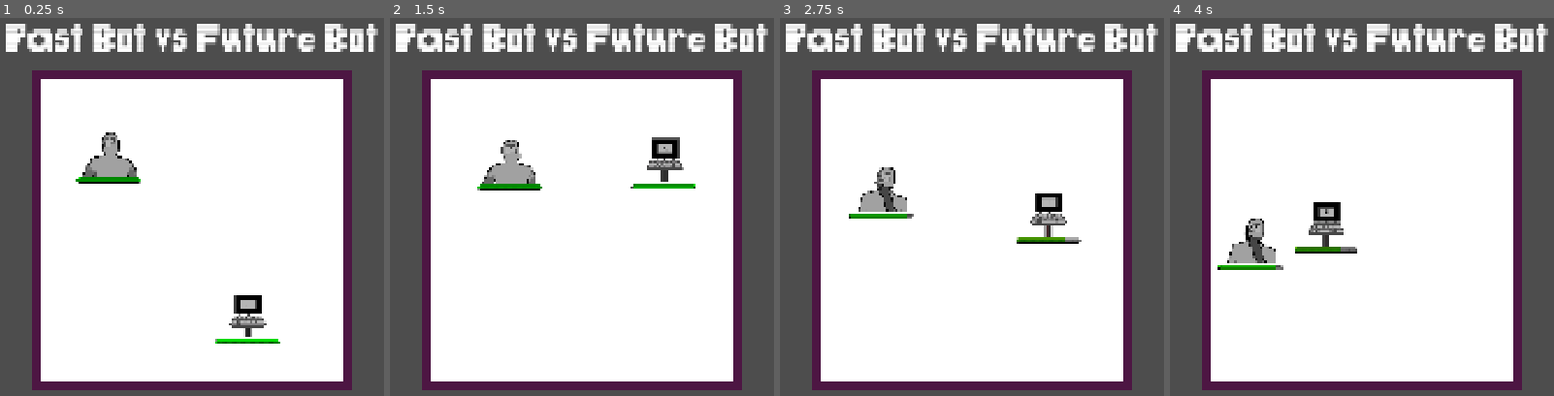
Above: before the commit, frames 1-4 (left to right).
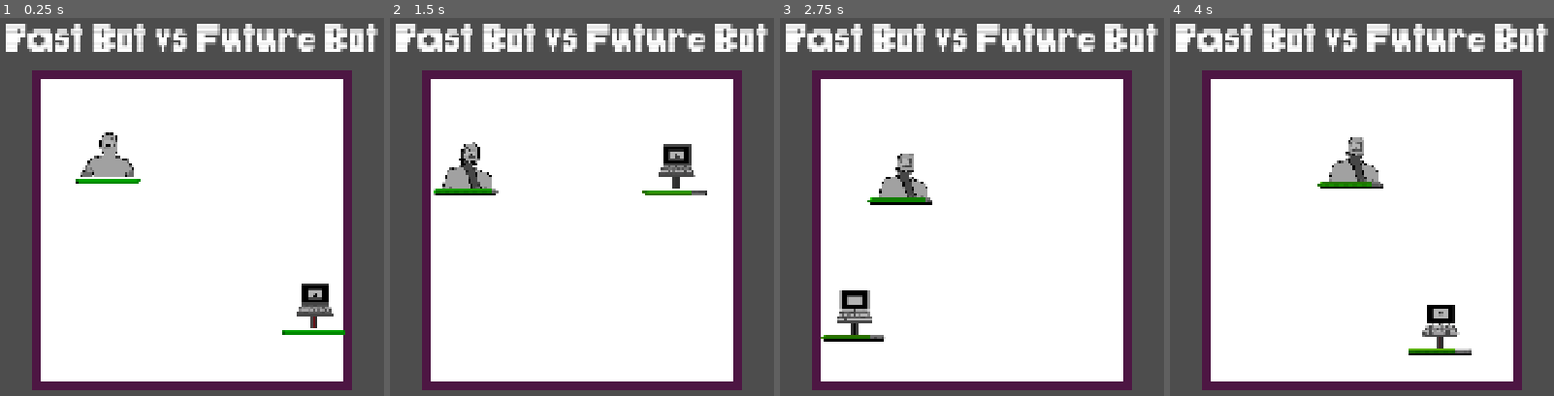
Above: after the commit, the same moments.

Repository: JBRana250/BitBoxBattles
Game: Godot game, scene res://battle/battle.tscn
Same seed, same stepped clock (60 frames per second), same inputs: the game is played once before the commit and once after it. The engine's default icon, where the game draws it, is replaced by a stand-in: a white triangle on a blue panel in a dark square.
Inputs (mouse positions are in pixels of both pictures, inside the frame that each line leads up to):
- Up to frame 1 (0.25 s): no input
- Up to frame 2 (1.5 s): tap Enter at 0.5, 0.6 s; move the mouse to (750, 207) at 0.52 s; hold Right 0.53-1.25 s; click (750, 207) at 0.67 s; tap Space at 0.77 s; drag from (428, 252) to (543, 316) at 1.27 s
- Up to frame 3 (2.75 s): move the mouse to (1048, 135) at 2.02 s; hold Right from 2.03 s (still down); tap Delete at 2.1 s
- Up to frame 4 (4 s): release Right at 2.75 s; drag from (1323, 316) to (outside the picture) at 2.77 s; move the mouse to (outside the picture) at 3.52 s; hold Left from 3.53 s (still down); tap Backspace at 3.6 s; tap Space at 3.77 s

The runs differ from the first frame. In frame 1, 2.3% of the frame differs, in the area x 19-90%, y 30-87%; in frame 2, 3.7%; in frame 3, 3.9%; in frame 4, 4.3%, in the area x 12-79%, y 31-90%.

Commit message:
refactor: tidy up battle and fighter scenes

Diff:
--- a/battle/battle.tscn
+++ b/battle/battle.tscn
@@ -5,9 +5,9 @@
 [ext_resource type="Script" uid="uid://cg6bu0aawho42" path="res://battle/title_label.gd" id="3_4mnim"]
 [ext_resource type="Script" uid="uid://d0juuwk2fard8" path="res://battle/retry_button.gd" id="6_l1kiu"]
 [ext_resource type="Script" uid="uid://brhj2j6a17vlr" path="res://battle/battle_start_manager.gd" id="7_7fucf"]
-[ext_resource type="PackedScene" uid="uid://crb4208838c1l" path="res://battle/fighter_marker.tscn" id="7_iorop"]
+[ext_resource type="PackedScene" uid="uid://crb4208838c1l" path="res://battle/fighter_spawner.tscn" id="7_iorop"]
 [ext_resource type="Texture2D" uid="uid://deojq6or0epof" path="res://textures/future_robot_idle.png" id="8_hvjow"]
-[ext_resource type="PackedScene" uid="uid://fwomuuw06drq" path="res://battle/fighter.tscn" id="8_iorop"]
+[ext_resource type="PackedScene" uid="uid://fwomuuw06drq" path="res://battle/fighter/fighter.tscn" id="8_iorop"]
 [ext_resource type="Texture2D" uid="uid://bnkcbjk3hunw8" path="res://textures/future_robot_thinking.png" id="9_qybyd"]
 [ext_resource type="Script" uid="uid://bxp2m8nkthwia" path="res://battle/fighters.gd" id="9_rxlun"]
 [ext_resource type="Texture2D" uid="uid://b71jpmvkmwfv8" path="res://textures/past_robot_idle.png" id="10_eu6g2"]
@@ -60,7 +60,39 @@
 [node name="CollisionShape2D" type="CollisionShape2D" parent="Arena/Wall4" unique_id=1836540888]
 shape = SubResource("RectangleShape2D_ra0kn")
 
-[node name="Title" type="Label" parent="." unique_id=710436953]
+[node name="Spawners" type="Node2D" parent="." unique_id=929348381]
+
+[node name="FighterSpawner" parent="Spawners" unique_id=160553202 node_paths=PackedStringArray("spawn_parent") instance=ExtResource("7_iorop")]
+position = Vector2(752, 340)
+fighter_scene = ExtResource("8_iorop")
+spawn_parent = NodePath("../../Fighters")
+fighter_id = "Future Bot"
+contact_damage = 25
+contact_cooldown = 5.0
+starting_health = 100
+starting_force = 150.0
+mass = 10.0
+active_image = ExtResource("8_hvjow")
+inactive_image = ExtResource("9_qybyd")
+
+[node name="FighterSpawner2" parent="Spawners" unique_id=1444415074 node_paths=PackedStringArray("spawn_parent") instance=ExtResource("7_iorop")]
+position = Vector2(1187, 778)
+fighter_scene = ExtResource("8_iorop")
+spawn_parent = NodePath("../../Fighters")
+fighter_id = "Past Bot"
+contact_damage = 10
+starting_health = 100
+starting_force = 500.0
+mass = 1.0
+active_image = ExtResource("10_eu6g2")
+inactive_image = ExtResource("11_t8p1f")
+
+[node name="Fighters" type="Node2D" parent="." unique_id=660823832]
+script = ExtResource("9_rxlun")
+
+[node name="CanvasLayer" type="CanvasLayer" parent="." unique_id=164281733]
+
+[node name="Title" type="Label" parent="CanvasLayer" unique_id=710436953]
 offset_left = 436.0
 offset_top = 29.0
 offset_right = 1489.0
@@ -70,7 +102,7 @@
 horizontal_alignment = 1
 script = ExtResource("3_4mnim")
 
-[node name="RetryButton" type="Button" parent="." unique_id=1078579175]
+[node name="RetryButton" type="Button" parent="CanvasLayer" unique_id=1078579175]
 visible = false
 offset_left = 837.0
 offset_top = 971.0
@@ -81,43 +113,16 @@
 text = "RETRY"
 script = ExtResource("6_l1kiu")
 
-[node name="FighterMarker" parent="." unique_id=160553202 node_paths=PackedStringArray("spawn_parent") instance=ExtResource("7_iorop")]
-position = Vector2(752, 340)
-fighter_scene = ExtResource("8_iorop")
-spawn_parent = NodePath("../Fighters")
-fighter_id = "Future Bot"
-contact_damage = 10
-contact_cooldown = 5.0
-starting_health = 100
-starting_force = 150.0
-mass = 10.0
-active_image = ExtResource("8_hvjow")
-inactive_image = ExtResource("9_qybyd")
+[node name="Components" type="Node" parent="." unique_id=458130242]
 
-[node name="FighterMarker2" parent="." unique_id=1444415074 node_paths=PackedStringArray("spawn_parent") instance=ExtResource("7_iorop")]
-position = Vector2(1187, 778)
-fighter_scene = ExtResource("8_iorop")
-spawn_parent = NodePath("../Fighters")
-fighter_id = "Past Bot"
-contact_damage = 25
-contact_cooldown = 0.5
-starting_health = 100
-starting_force = 500.0
-mass = 1.0
-active_image = ExtResource("10_eu6g2")
-inactive_image = ExtResource("11_t8p1f")
-
-[node name="BattleStartManager" type="Node" parent="." unique_id=1073837026]
+[node name="BattleStartManager" type="Node" parent="Components" unique_id=1073837026]
 script = ExtResource("7_7fucf")
 
-[node name="BattleStartTimer" type="Timer" parent="BattleStartManager" unique_id=1952246195]
+[node name="BattleStartTimer" type="Timer" parent="Components/BattleStartManager" unique_id=1952246195]
 wait_time = 0.1
 one_shot = true
 autostart = true
 
-[node name="Fighters" type="Node2D" parent="." unique_id=660823832]
-script = ExtResource("9_rxlun")
-
-[connection signal="pressed" from="RetryButton" to="RetryButton" method="_on_pressed"]
-[connection signal="timeout" from="BattleStartManager/BattleStartTimer" to="BattleStartManager" method="_on_timer_timeout"]
-[connection signal="timeout" from="BattleStartManager/BattleStartTimer" to="BattleStartManager" method="_on_battle_start_timer_timeout"]
+[connection signal="pressed" from="CanvasLayer/RetryButton" to="CanvasLayer/RetryButton" method="_on_pressed"]
+[connection signal="timeout" from="Components/BattleStartManager/BattleStartTimer" to="Components/BattleStartManager" method="_on_timer_timeout"]
+[connection signal="timeout" from="Components/BattleStartManager/BattleStartTimer" to="Components/BattleStartManager" method="_on_battle_start_timer_timeout"]
--- a/battle/fighter.tscn
+++ /dev/null
@@ -1,103 +0,0 @@
-[gd_scene format=3 uid="uid://fwomuuw06drq"]
-
-[ext_resource type="Script" uid="uid://rjp67l3g8phv" path="res://battle/fighter.gd" id="1_xnk44"]
-[ext_resource type="Texture2D" uid="uid://q5tifbrx8262" path="res://icon.svg" id="2_ladtm"]
-[ext_resource type="Theme" uid="uid://vurjv1gvv8k" path="res://themes/battle.tres" id="3_4dc5m"]
-[ext_resource type="Script" uid="uid://da7gvjomliao7" path="res://battle/fighter_state_machine.gd" id="3_ladtm"]
-[ext_resource type="Texture2D" uid="uid://d2gl08f6vn5a5" path="res://textures/empty_hpbar.png" id="4_gb4mi"]
-[ext_resource type="Script" uid="uid://dd5gqcqo4uw5l" path="res://battle/fighter_sprite_manager.gd" id="4_ipxd0"]
-[ext_resource type="Texture2D" uid="uid://byjpjy0nht5uk" path="res://textures/full_hpbar.png" id="5_4sxhs"]
-[ext_resource type="Script" uid="uid://dqly1sjufce6k" path="res://battle/fighter_health.gd" id="6_ibxnw"]
-
-[sub_resource type="PhysicsMaterial" id="PhysicsMaterial_6hnvb"]
-friction = 0.0
-bounce = 1.0
-
-[sub_resource type="CircleShape2D" id="CircleShape2D_6hnvb"]
-radius = 63.007935
-
-[sub_resource type="Gradient" id="Gradient_gb4mi"]
-offsets = PackedFloat32Array(0, 0.5106383, 1)
-colors = PackedColorArray(1, 0, 0, 1, 0.82871497, 0.65557426, 0, 1, 0, 1, 0, 1)
-
-[node name="fighter" type="RigidBody2D" unique_id=678717569 node_paths=PackedStringArray("sprite", "onhit_timer", "fighter_state_machine", "fighter_sprite_manager", "fighter_health_manager") groups=["fighter"]]
-mass = 0.01
-physics_material_override = SubResource("PhysicsMaterial_6hnvb")
-gravity_scale = 0.0
-contact_monitor = true
-max_contacts_reported = 10
-linear_damp_mode = 1
-angular_damp_mode = 1
-script = ExtResource("1_xnk44")
-sprite = NodePath("FighterPosition/Polygon2D/Sprite2D")
-onhit_timer = NodePath("onhitFlash")
-fighter_state_machine = NodePath("FighterStateMachine")
-fighter_sprite_manager = NodePath("FighterSpriteManager")
-fighter_health_manager = NodePath("FighterPosition/ProgressBar/HealthUIManager")
-onhit_modulate = Color(0.5659736, 0, 0.1455484, 1)
-
-[node name="CollisionShape2D" type="CollisionShape2D" parent="." unique_id=732105405]
-shape = SubResource("CircleShape2D_6hnvb")
-
-[node name="RemoteTransform2D" type="RemoteTransform2D" parent="." unique_id=322167764]
-remote_path = NodePath("../FighterPosition")
-update_rotation = false
-update_scale = false
-
-[node name="FighterPosition" type="Marker2D" parent="." unique_id=1225624291]
-top_level = true
-
-[node name="Polygon2D" type="Polygon2D" parent="FighterPosition" unique_id=1028999094]
-clip_children = 1
-polygon = PackedVector2Array(-65, -65, 65, -65, 65, 65, -65, 65)
-
-[node name="Sprite2D" type="Sprite2D" parent="FighterPosition/Polygon2D" unique_id=1995630749]
-texture = ExtResource("2_ladtm")
-region_rect = Rect2(0, 0, 128, 128)
-region_filter_clip_enabled = true
-
-[node name="ProgressBar" type="TextureProgressBar" parent="FighterPosition" unique_id=517349858]
-offset_left = -80.0
-offset_top = 68.0
-offset_right = 80.0
-offset_bottom = 82.0
-theme = ExtResource("3_4dc5m")
-value = 100.0
-allow_lesser = true
-nine_patch_stretch = true
-stretch_margin_left = 4
-stretch_margin_top = 4
-stretch_margin_right = 4
-stretch_margin_bottom = 4
-texture_under = ExtResource("4_gb4mi")
-texture_progress = ExtResource("5_4sxhs")
-
-[node name="HealthUIManager" type="Node" parent="FighterPosition/ProgressBar" unique_id=2041625990 node_paths=PackedStringArray("health_label", "health_bar")]
-script = ExtResource("6_ibxnw")
-health_gradient = SubResource("Gradient_gb4mi")
-health_label = NodePath("")
-health_bar = NodePath("..")
-
-[node name="onhitFlash" type="Timer" parent="." unique_id=1664589322]
-wait_time = 0.05
-one_shot = true
-
-[node name="FighterStateMachine" type="Node" parent="." unique_id=1829989557 node_paths=PackedStringArray("fighter", "inactive_timer", "fighter_sprite_manager", "sprite", "colshape")]
-script = ExtResource("3_ladtm")
-fighter = NodePath("..")
-inactive_timer = NodePath("InactiveTimer")
-fighter_sprite_manager = NodePath("../FighterSpriteManager")
-current_state = 1
-sprite = NodePath("../FighterPosition/Polygon2D/Sprite2D")
-colshape = NodePath("../CollisionShape2D")
-
-[node name="InactiveTimer" type="Timer" parent="FighterStateMachine" unique_id=563924531]
-one_shot = true
-
-[node name="FighterSpriteManager" type="Node" parent="." unique_id=1011372442 node_paths=PackedStringArray("fighter_sprite")]
-script = ExtResource("4_ipxd0")
-fighter_sprite = NodePath("../FighterPosition/Polygon2D/Sprite2D")
-
-[connection signal="body_entered" from="." to="." method="_on_body_entered"]
-[connection signal="timeout" from="onhitFlash" to="." method="_on_onhit_flash_timeout"]
-[connection signal="timeout" from="FighterStateMachine/InactiveTimer" to="FighterStateMachine" method="_on_inactive_timer_timeout"]
--- a/battle/fighter.gd
+++ b/battle/fighter/fighter.gd
@@ -5,7 +5,7 @@
 @export var onhit_timer: Timer
 @export var fighter_state_machine: FighterStateMachine
 @export var fighter_sprite_manager: FighterSpriteManager
-@export var fighter_health_manager: Node
+@export var fighter_health_manager: FighterHealthManager
 
 @export_group("Properties")
 @export var onhit_modulate: Color
@@ -31,29 +31,12 @@
 
 	apply_force(global_transform.x * starting_force)
 
-
-func _on_body_entered(body: Node) -> void:
-	if !body.is_in_group("fighter"):
-		return
-	if body.get_state() != FighterStateMachine.State.ACTIVE:
-		return
-
-	sprite.modulate = onhit_modulate
-	current_health -= contact_damage
-	fighter_health_manager.update_health(current_health)
-	body.hit_enemy()
-
-	BattleEventBus.fighter_damaged.emit(fighter_id)
-	if (current_health <= 0):
-		BattleEventBus.fighter_death.emit(fighter_id)
-		queue_free()
-	onhit_timer.start()
-
-func _on_onhit_flash_timeout() -> void:
-	sprite.modulate = default_modulate
-
 func get_state():
 	return fighter_state_machine.get_state()
 
 func hit_enemy():
 	fighter_state_machine.on_hit(contact_cooldown)
+
+func take_damage(amount: int):
+	fighter_health_manager.reduce_health(amount)
+	fighter_sprite_manager.onhit_flash()
--- /dev/null
+++ b/battle/fighter/fighter.tscn
@@ -0,0 +1,112 @@
+[gd_scene format=3 uid="uid://fwomuuw06drq"]
+
+[ext_resource type="Script" uid="uid://rjp67l3g8phv" path="res://battle/fighter/fighter.gd" id="1_05pdn"]
+[ext_resource type="Texture2D" uid="uid://q5tifbrx8262" path="res://icon.svg" id="2_ladtm"]
+[ext_resource type="Theme" uid="uid://vurjv1gvv8k" path="res://themes/battle.tres" id="3_4dc5m"]
+[ext_resource type="Texture2D" uid="uid://d2gl08f6vn5a5" path="res://textures/empty_hpbar.png" id="4_gb4mi"]
+[ext_resource type="Texture2D" uid="uid://byjpjy0nht5uk" path="res://textures/full_hpbar.png" id="5_4sxhs"]
+[ext_resource type="Script" uid="uid://dqly1sjufce6k" path="res://battle/fighter/fighter_health.gd" id="6_05pdn"]
+[ext_resource type="Script" uid="uid://da7gvjomliao7" path="res://battle/fighter/fighter_state_machine.gd" id="7_657b4"]
+[ext_resource type="Script" uid="uid://dd5gqcqo4uw5l" path="res://battle/fighter/fighter_sprite_manager.gd" id="8_wn1im"]
+[ext_resource type="Script" uid="uid://c7emsuewp3xxs" path="res://battle/fighter/fighter_collision_manager.gd" id="9_vkd1v"]
+
+[sub_resource type="PhysicsMaterial" id="PhysicsMaterial_6hnvb"]
+friction = 0.0
+bounce = 1.0
+
+[sub_resource type="CircleShape2D" id="CircleShape2D_6hnvb"]
+radius = 63.007935
+
+[sub_resource type="Gradient" id="Gradient_gb4mi"]
+offsets = PackedFloat32Array(0, 0.5106383, 1)
+colors = PackedColorArray(1, 0, 0, 1, 0.82871497, 0.65557426, 0, 1, 0, 1, 0, 1)
+
+[node name="fighter" type="RigidBody2D" unique_id=678717569 node_paths=PackedStringArray("sprite", "onhit_timer", "fighter_state_machine", "fighter_sprite_manager", "fighter_health_manager") groups=["fighter"]]
+mass = 0.01
+physics_material_override = SubResource("PhysicsMaterial_6hnvb")
+gravity_scale = 0.0
+contact_monitor = true
+max_contacts_reported = 10
+linear_damp_mode = 1
+angular_damp_mode = 1
+script = ExtResource("1_05pdn")
+sprite = NodePath("FighterPosition/Polygon2D/Sprite2D")
+onhit_timer = NodePath("Components/FighterSpriteManager/onhitTimer")
+fighter_state_machine = NodePath("Components/FighterStateMachine")
+fighter_sprite_manager = NodePath("Components/FighterSpriteManager")
+fighter_health_manager = NodePath("Components/FighterHealthManager")
+onhit_modulate = Color(0.5659736, 0, 0.1455484, 1)
+
+[node name="CollisionShape2D" type="CollisionShape2D" parent="." unique_id=732105405]
+shape = SubResource("CircleShape2D_6hnvb")
+
+[node name="RemoteTransform2D" type="RemoteTransform2D" parent="." unique_id=322167764]
+remote_path = NodePath("../FighterPosition")
+update_rotation = false
+update_scale = false
+
+[node name="FighterPosition" type="Marker2D" parent="." unique_id=1225624291]
+top_level = true
+
+[node name="Polygon2D" type="Polygon2D" parent="FighterPosition" unique_id=1028999094]
+clip_children = 1
+polygon = PackedVector2Array(-65, -65, 65, -65, 65, 65, -65, 65)
+
+[node name="Sprite2D" type="Sprite2D" parent="FighterPosition/Polygon2D" unique_id=1995630749]
+texture = ExtResource("2_ladtm")
+region_rect = Rect2(0, 0, 128, 128)
+region_filter_clip_enabled = true
+
+[node name="ProgressBar" type="TextureProgressBar" parent="FighterPosition" unique_id=517349858]
+offset_left = -80.0
+offset_top = 68.0
+offset_right = 80.0
+offset_bottom = 82.0
+theme = ExtResource("3_4dc5m")
+value = 100.0
+allow_lesser = true
+nine_patch_stretch = true
+stretch_margin_left = 4
+stretch_margin_top = 4
+stretch_margin_right = 4
+stretch_margin_bottom = 4
+texture_under = ExtResource("4_gb4mi")
+texture_progress = ExtResource("5_4sxhs")
+
+[node name="Components" type="Node" parent="." unique_id=1292699193]
+
+[node name="FighterHealthManager" type="Node" parent="Components" unique_id=2041625990 node_paths=PackedStringArray("health_bar")]
+script = ExtResource("6_05pdn")
+health_gradient = SubResource("Gradient_gb4mi")
+health_bar = NodePath("../../FighterPosition/ProgressBar")
+
+[node name="FighterStateMachine" type="Node" parent="Components" unique_id=1829989557 node_paths=PackedStringArray("fighter", "inactive_timer", "fighter_sprite_manager", "sprite", "colshape")]
+script = ExtResource("7_657b4")
+fighter = NodePath("../..")
+inactive_timer = NodePath("InactiveTimer")
+fighter_sprite_manager = NodePath("../FighterSpriteManager")
+current_state = 1
+sprite = NodePath("../../FighterPosition/Polygon2D/Sprite2D")
+colshape = NodePath("../../CollisionShape2D")
+
+[node name="InactiveTimer" type="Timer" parent="Components/FighterStateMachine" unique_id=563924531]
+one_shot = true
+
+[node name="FighterSpriteManager" type="Node" parent="Components" unique_id=1011372442 node_paths=PackedStringArray("fighter_sprite", "onhit_timer")]
+script = ExtResource("8_wn1im")
+fighter_sprite = NodePath("../../FighterPosition/Polygon2D/Sprite2D")
+onhit_timer = NodePath("onhitTimer")
+onhit_modulate = Color(1, 0, 0, 1)
+
+[node name="onhitTimer" type="Timer" parent="Components/FighterSpriteManager" unique_id=1664589322]
+wait_time = 0.05
+one_shot = true
+
+[node name="FighterCollisionManager" type="Node" parent="Components" unique_id=764332491 node_paths=PackedStringArray("fighter_sprite_manager", "fighter_health_manager")]
+script = ExtResource("9_vkd1v")
+fighter_sprite_manager = NodePath("../FighterSpriteManager")
+fighter_health_manager = NodePath("../FighterHealthManager")
+
+[connection signal="body_entered" from="." to="Components/FighterCollisionManager" method="_on_fighter_body_entered"]
+[connection signal="timeout" from="Components/FighterStateMachine/InactiveTimer" to="Components/FighterStateMachine" method="_on_inactive_timer_timeout"]
+[connection signal="timeout" from="Components/FighterSpriteManager/onhitTimer" to="Components/FighterSpriteManager" method="_on_onhit_timer_timeout"]
--- /dev/null
+++ b/battle/fighter/fighter_collision_manager.gd
@@ -0,0 +1,15 @@
+extends Node
+
+@export_group("References")
+@export var fighter_sprite_manager: FighterSpriteManager
+@export var fighter_health_manager: FighterHealthManager
+
+func _on_fighter_body_entered(body: Node) -> void:
+	if !body.is_in_group("fighter"):
+		return
+	if owner.get_state() != FighterStateMachine.State.ACTIVE:
+		return
+	body = body as Fighter
+	body.take_damage(owner.contact_damage)
+	owner.hit_enemy()
+	BattleEventBus.fighter_damaged.emit(owner.fighter_id)
--- /dev/null
+++ b/battle/fighter/fighter_health.gd
@@ -0,0 +1,36 @@
+class_name FighterHealthManager extends Node
+
+@export var health_gradient: Gradient
+@export var health_bar: TextureProgressBar
+
+var max_health: int
+var current_health: int
+
+func get_current_health() -> int:
+	return current_health
+
+func init_health(_max_health: int) -> void:
+	self.max_health = _max_health
+	current_health = _max_health
+	update_health_values()
+
+func reduce_health(amount: int) -> void:
+	current_health -= amount
+	update_health_values()
+
+func set_health(health: int) -> void:
+	current_health = health
+	update_health_values()
+
+func update_health_values() -> void:
+	check_death()
+
+	health_bar.value = current_health
+	var health_ratio = float(current_health) / max_health
+	var health_color = health_gradient.sample(health_ratio)
+	health_bar.tint_progress = health_color
+
+func check_death() -> void:
+	if (current_health <= 0):
+		BattleEventBus.fighter_death.emit(owner.fighter_id)
+		owner.queue_free()
--- a/battle/fighter_health.tscn
+++ b/battle/fighter/fighter_health.tscn
@@ -1,7 +1,7 @@
 [gd_scene format=3 uid="uid://fh5cicrt02gf"]
 
 [ext_resource type="FontFile" uid="uid://dbykyhloqml1k" path="res://themes/PixelDragz.ttf" id="1_w12h1"]
-[ext_resource type="Script" uid="uid://dqly1sjufce6k" path="res://battle/fighter_health.gd" id="2_xs7xm"]
+[ext_resource type="Script" uid="uid://dqly1sjufce6k" path="res://battle/fighter/fighter_health.gd" id="2_xs7xm"]
 
 [sub_resource type="LabelSettings" id="LabelSettings_qubjc"]
 font = ExtResource("1_w12h1")
--- a/battle/fighter_sprite_manager.gd
+++ b/battle/fighter/fighter_sprite_manager.gd
@@ -1,8 +1,14 @@
 class_name FighterSpriteManager extends Node
 
+@export_group("References")
 @export var fighter_sprite: Sprite2D
 @export var active_texture: Texture
 @export var inactive_texture: Texture
+@export var onhit_timer: Timer
+
+@export_group("Properties")
+@export var onhit_modulate: Color
+@onready var default_modulate: Color = Color(1,1,1,1)
 
 @warning_ignore("shadowed_variable")
 func init_sprites(active_texture: Texture, inactive_texture: Texture):
@@ -15,3 +21,10 @@
 
 func set_sprite_inactive() -> void:
 	fighter_sprite.texture = inactive_texture
+
+func onhit_flash() -> void:
+	fighter_sprite.modulate = onhit_modulate
+	onhit_timer.start()
+
+func _on_onhit_timer_timeout() -> void:
+	fighter_sprite.modulate = default_modulate
--- a/battle/fighter_state_machine.gd
+++ b/battle/fighter/fighter_state_machine.gd
@@ -22,6 +22,8 @@
 	return current_state
 
 func on_hit(time: float) -> void:
+	if (time == 0):
+		time = 0.0001
 	inactive_timer.stop()
 	inactive_timer.wait_time = time
 	set_fighter_inactive()
--- a/battle/fighter_health.gd
+++ /dev/null
@@ -1,20 +0,0 @@
-extends Node
-
-@export var health_gradient: Gradient
-@export var health_label: Label
-@export var health_bar: TextureProgressBar
-
-var max_health: int
-
-func init_health(max_health: int) -> void:
-	self.max_health = max_health
-	health_bar.value = max_health
-	var health_color = health_gradient.sample(1)
-	health_bar.tint_progress = health_color
-	health_bar.value = max_health
-
-func update_health(health: int) -> void:
-	health_bar.value = health
-	var health_ratio = float(health) / max_health
-	var health_color = health_gradient.sample(health_ratio)
-	health_bar.tint_progress = health_color
--- a/battle/fighter_marker.tscn
+++ /dev/null
@@ -1,6 +0,0 @@
-[gd_scene format=3 uid="uid://crb4208838c1l"]
-
-[ext_resource type="Script" uid="uid://dtf7arkcdds8b" path="res://battle/fighter_marker.gd" id="1_t8evg"]
-
-[node name="FighterMarker" type="Marker2D" unique_id=160553202]
-script = ExtResource("1_t8evg")
--- /dev/null
+++ b/battle/fighter_spawner.tscn
@@ -0,0 +1,6 @@
+[gd_scene format=3 uid="uid://crb4208838c1l"]
+
+[ext_resource type="Script" uid="uid://dtf7arkcdds8b" path="res://battle/fighter_spawner.gd" id="1_t8evg"]
+
+[node name="FighterSpawner" type="Marker2D" unique_id=160553202]
+script = ExtResource("1_t8evg")
Renamed: battle/fighter.gd.uid -> battle/fighter/fighter.gd.uid
Not shown, added: battle/fighter/fighter_collision_manager.gd.uid
Renamed: battle/fighter_health.gd.uid -> battle/fighter/fighter_health.gd.uid
Renamed: battle/fighter_sprite_manager.gd.uid -> battle/fighter/fighter_sprite_manager.gd.uid
Renamed: battle/fighter_state_machine.gd.uid -> battle/fighter/fighter_state_machine.gd.uid
Renamed: battle/fighter_marker.gd -> battle/fighter_spawner.gd
Renamed: battle/fighter_marker.gd.uid -> battle/fighter_spawner.gd.uid
